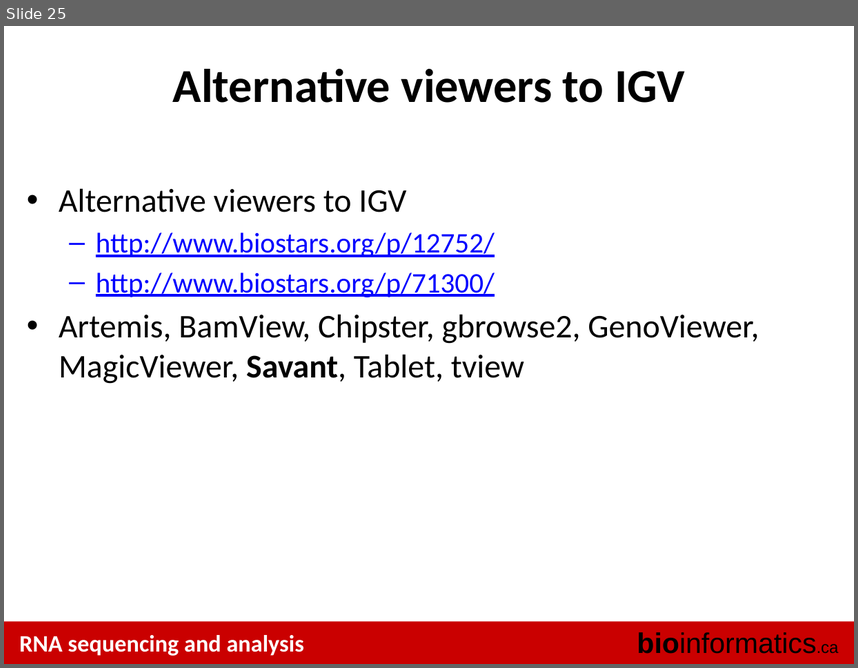
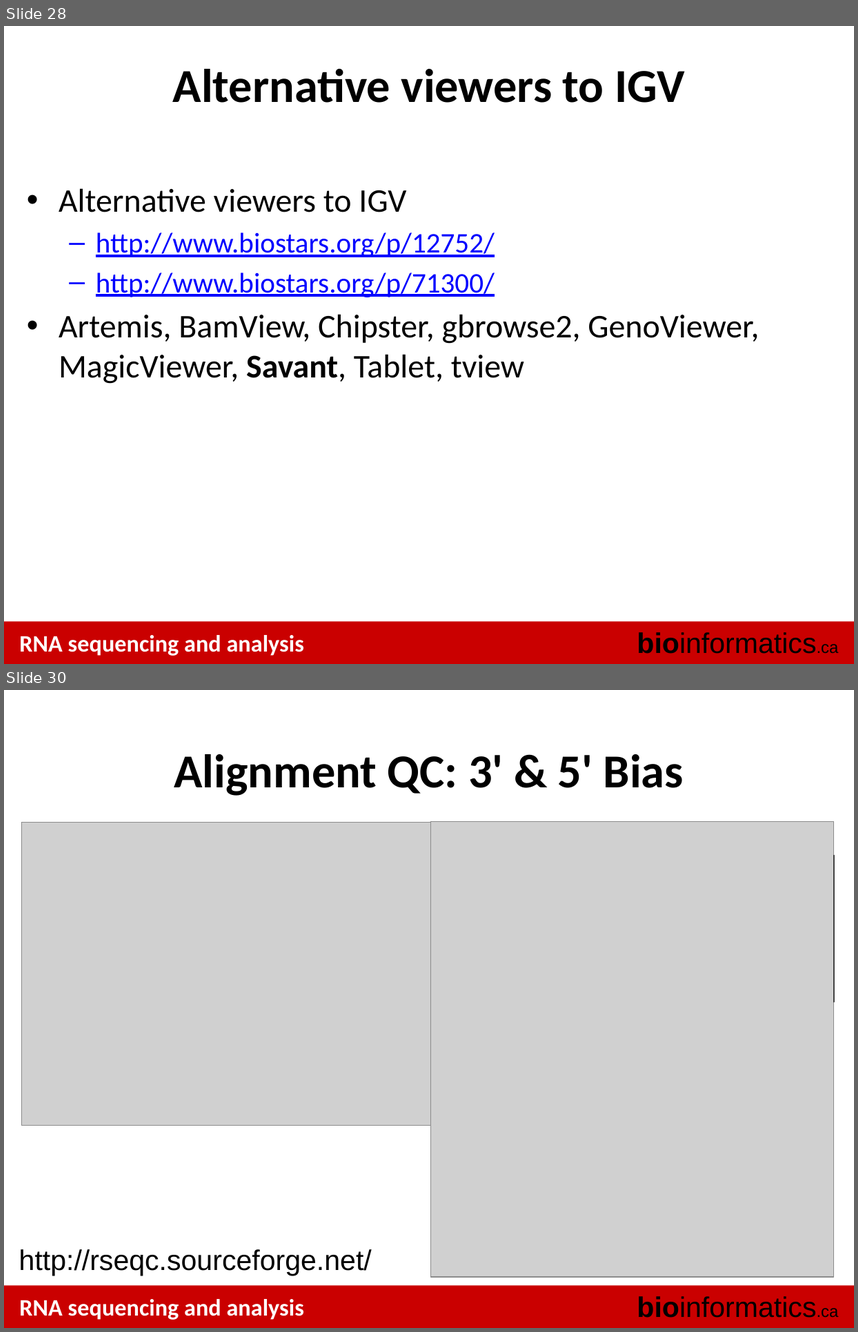
Before and after one commit to griffithlab/rnaseq_tutorial_wiki, a slide deck: LectureFiles/cbw-cshl-nygc/2015/RNASeq_Module2_Lecture.pptx. Shown one above the other, each under a label of ours: slide 25 before the commit, slides 28 and 30 after it; the slides between them are not shown. The pictures are 858x668 and 858x1332 pixels, drawn with LibreOffice and Linux fonts; fonts in the diff are those of the drawing; grey boxes stand for pictures. Boxes give left, top, right and bottom in pixels: in the first picture for what was removed or moved away, otherwise in the second. Text is boxed around its words. In the diff, an @@ line names an element or a change of style, - is before the commit and + after.

```diff
--- a/LectureFiles/cbw-cshl-nygc/2015/RNASeq_Module2_Lecture.pptx
+++ b/LectureFiles/cbw-cshl-nygc/2015/RNASeq_Module2_Lecture.pptx
@@ slide 30 added at (4, 690, 854, 1328), background #FFFFFF; not listed: 3 template elements that a slide beside it also shows @@
@@ title added at (174, 754, 684, 796), 40 pt, text #000000, bold @@
+Alignment QC: 3' & 5' Bias
@@ picture added at (22, 822, 573, 1125) @@
@@ picture added at (430, 822, 833, 1276) @@
@@ line added from (833, 855) to (835, 1002), #000000 0.75 pt @@
@@ text added at (19, 1249, 372, 1276), 24 pt, text #000000 @@
+http://rseqc.sourceforge.net/
@@ what was slide 25 is now slide 28 @@
```
Also in this commit, not shown: 2 slides changed, 11 other slides added.
